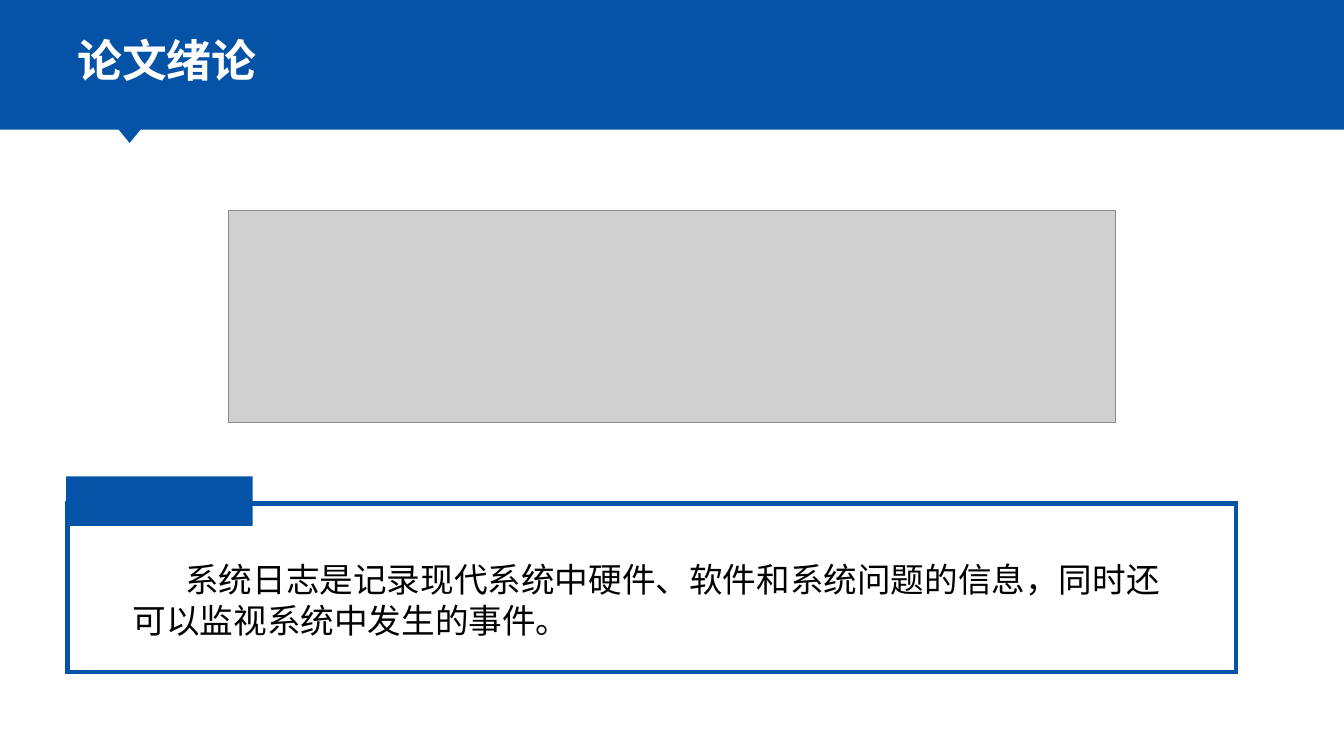
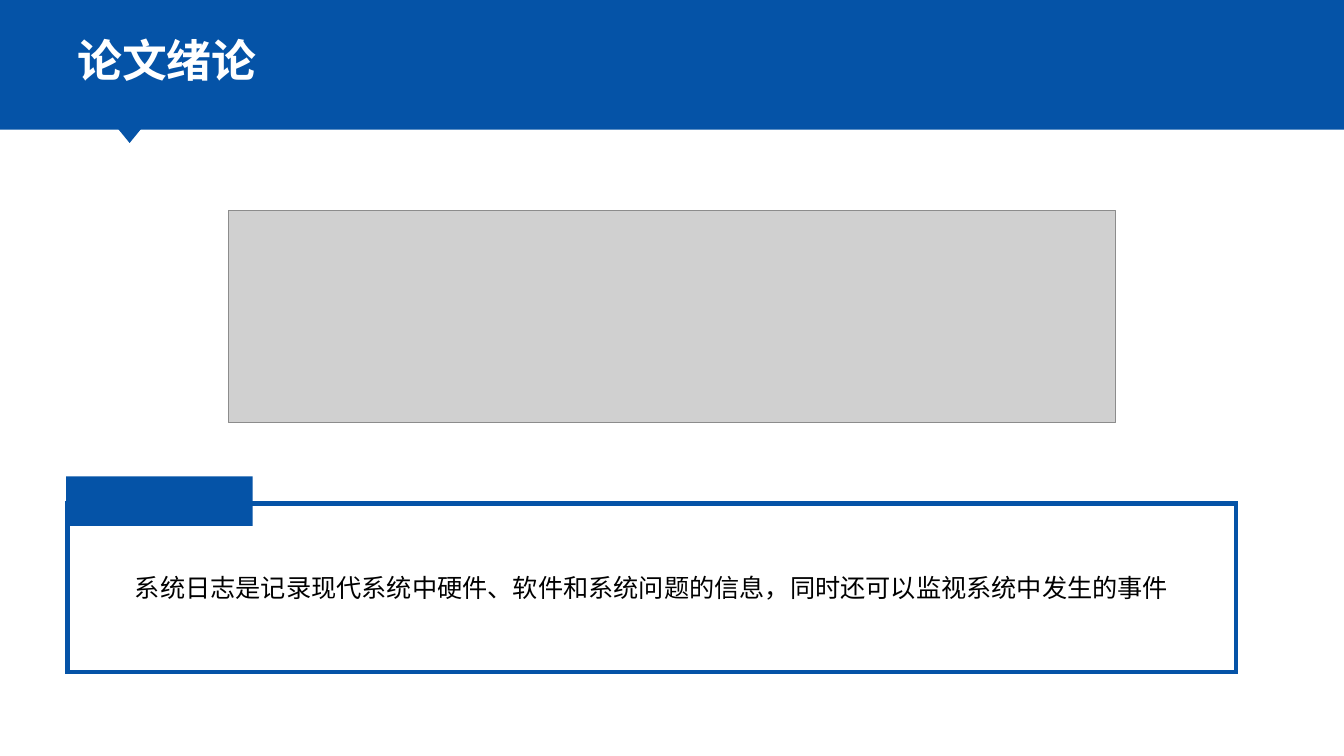
Before and after one commit to huowj/bishe, a slide deck: slide 4 of dabian/毕设.pptx. Drawn at 1344x756 pixels with LibreOffice and Linux fonts; fonts in the diff are those of the drawing; grey boxes stand for pictures; background and template pictures are left out. Boxes give left, top, right and bottom in pixels: in the first picture for what was removed or moved away, otherwise in the second. Text is boxed around its words. In the diff, an @@ line names an element or a change of style, - is before the commit and + after.

Commit message:
0310

```diff
--- a/dabian/毕设.pptx
+++ b/dabian/毕设.pptx
@@ text removed at (x1=133, y1=563, x2=1159, y2=636) @@
-系统日志是记录现代系统中硬件、软件和系统问题的信息，同时还可以监视系统中发生的事件。
@@ text in rectangle at (x1=135, y1=575, x2=1168, y2=600): text added @@
+系统日志是记录现代系统中硬件、软件和系统问题的信息，同时还可以监视系统中发生的事件
```
Also in this commit, not shown: 4 other slides changed, 2 slides added.
